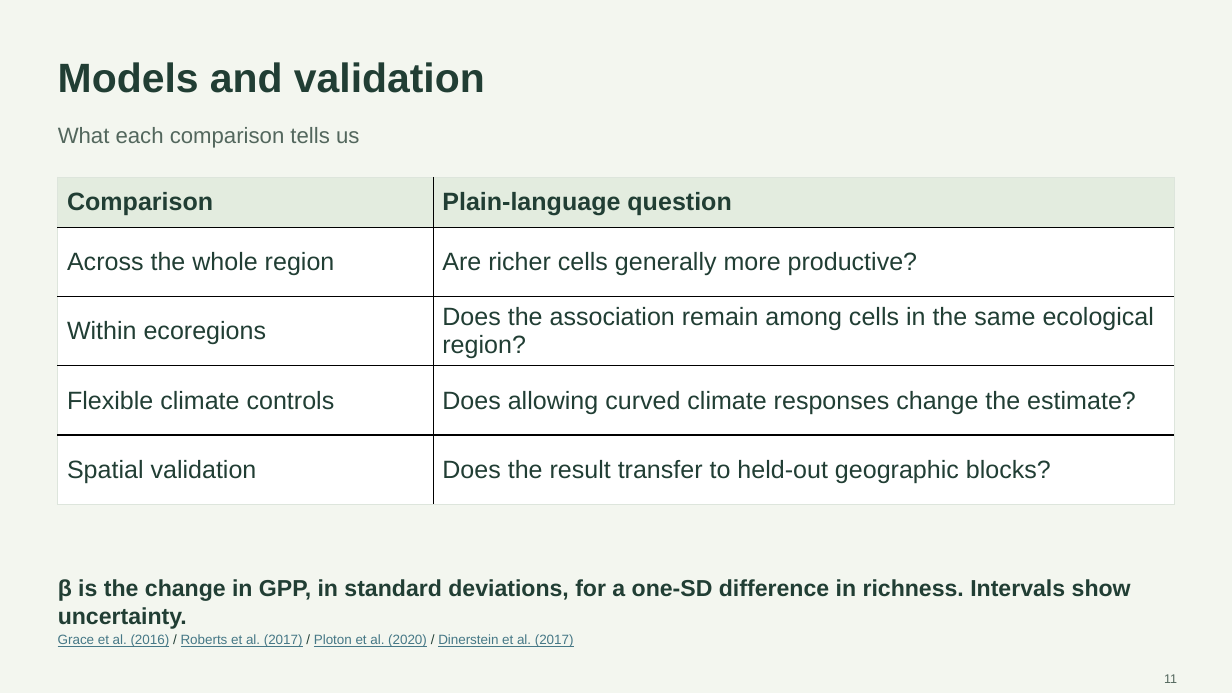
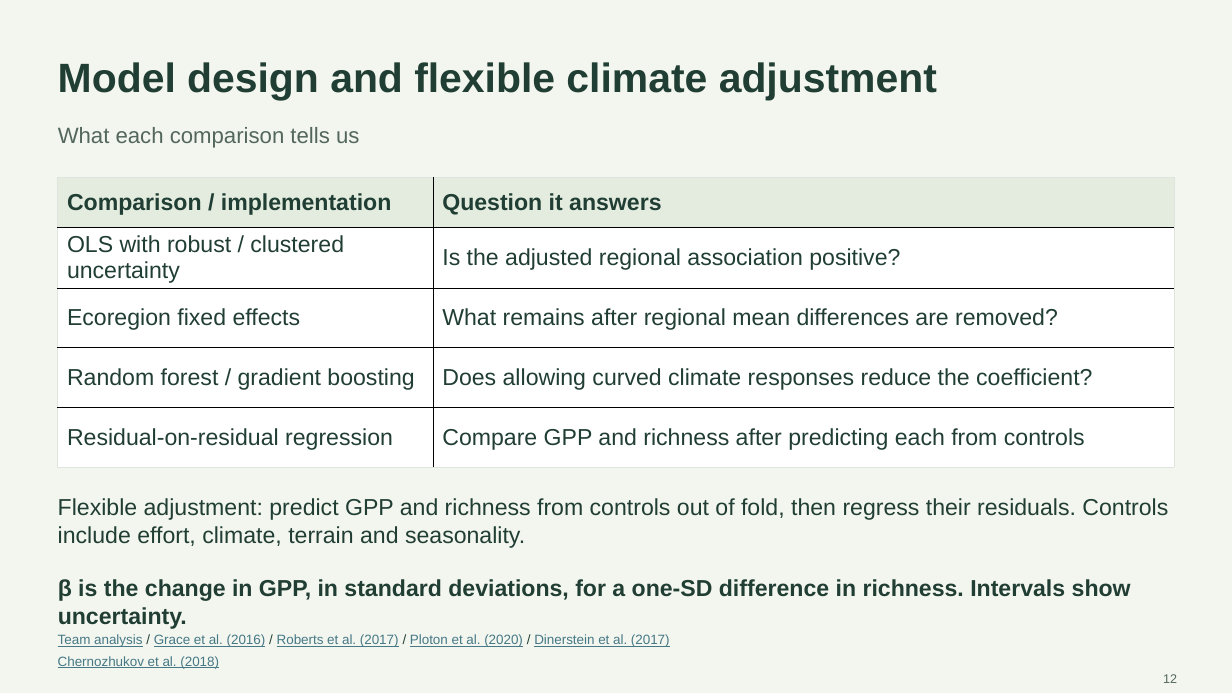
Before and after one commit to Devansh061105/Course-Project-EVST, a slide deck: slide 12 of presentation/final/Final_Evaluation_Biodiversity_Productivity.pptx (slide 11 before the commit). Drawn at 1232x693 pixels with LibreOffice and Linux fonts; fonts in the diff are those of the drawing. Boxes give left, top, right and bottom in pixels: in the first picture for what was removed or moved away, otherwise in the second. Text is boxed around its words. In the diff, an @@ line names an element or a change of style, - is before the commit and + after.

```diff
--- a/presentation/final/Final_Evaluation_Biodiversity_Productivity.pptx
+++ b/presentation/final/Final_Evaluation_Biodiversity_Productivity.pptx
@@ text at [58,62,937,101]: text changed @@
-Models and validation
+Model design and flexible climate adjustment
@@ table removed at [57,177,1174,505], 5 rows, 2 columns @@
-Comparison | Plain-language question
-Across the whole region | Are richer cells generally more productive?
-Within ecoregions | Does the association remain among cells in the same ecological region?
-Flexible climate controls | Does allowing curved climate responses change the estimate?
-Spatial validation | Does the result transfer to held-out geographic blocks?
@@ table added at [57,177,1174,466], 5 rows, 2 columns @@
+Comparison / implementation | Question it answers
+OLS with robust / clustered uncertainty | Is the adjusted regional association positive?
+Ecoregion fixed effects | What remains after regional mean differences are removed?
+Random forest / gradient boosting | Does allowing curved climate responses reduce the coefficient?
+Residual-on-residual regression | Compare GPP and richness after predicting each from controls
@@ text added at [58,498,1168,548], 18 pt, text #213E34 @@
+Flexible adjustment: predict GPP and richness from controls out of fold, then regress their residuals. Controls include effort, climate, terrain and seasonality.
@@ text at [58,634,670,647]: text changed @@
-Grace et al. (2016) / Roberts et al. (2017) / Ploton et al. (2020) / Dinerstein et al. (2017)
+Team analysis / Grace et al. (2016) / Roberts et al. (2017) / Ploton et al. (2020) / Dinerstein et al. (2017)
@@ text added at [58,656,219,669], 10.5 pt, text #467886, underline @@
+Chernozhukov et al. (2018)
@@ text at [1163,674,1177,683]: text changed @@
-11
+12
```
Also in this commit, not shown: 29 other slides changed, 9 slides added, 5 slides removed, 6 other files.
